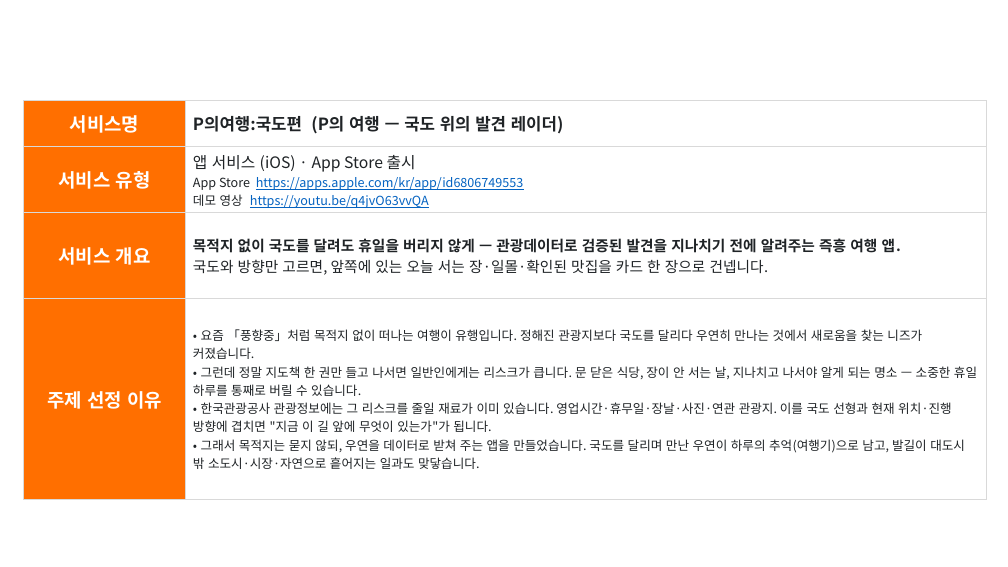
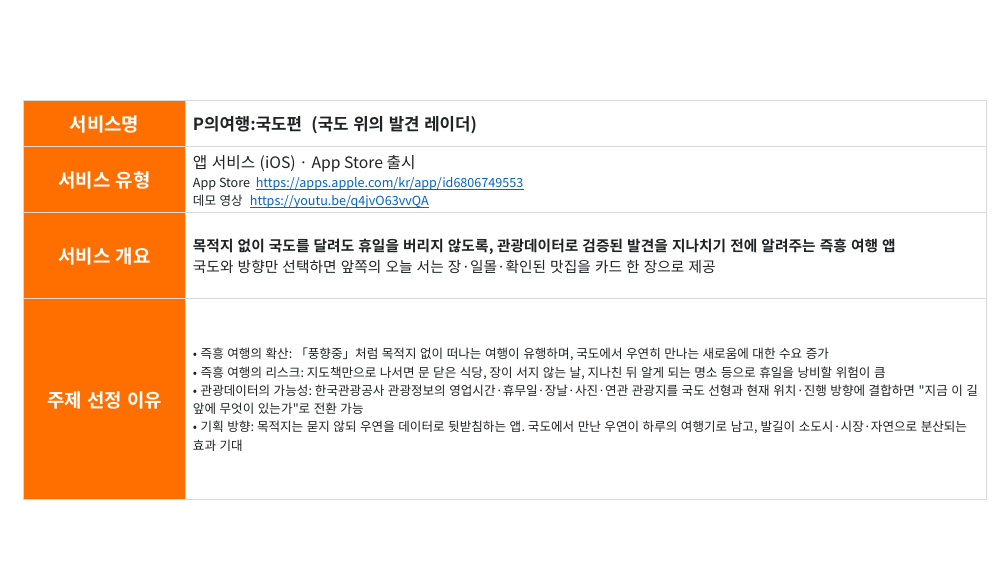
Before and after one commit to Hyee0ne/p-trip, a slide deck: slide 2 of docs/기능설명서_P의여행.pptx. Drawn at 1008x567 pixels with LibreOffice and Linux fonts; fonts in the diff are those of the drawing; background and template pictures are left out. Boxes give left, top, right and bottom in pixels: in the first picture for what was removed or moved away, otherwise in the second. Text is boxed around its words. In the diff, an @@ line names an element or a change of style, - is before the commit and + after.

```diff
--- a/docs/기능설명서_P의여행.pptx
+++ b/docs/기능설명서_P의여행.pptx
@@ table at [23,101,987,493] @@
-row 1, column 2: P의여행:국도편 (P의 여행 — 국도 위의 발견 레이더)
+row 1, column 2: P의여행:국도편 (국도 위의 발견 레이더)
-row 3, column 2: 목적지 없이 국도를 달려도 휴일을 버리지 않게 — 관광데이터로 검증된 발견을 지나치기 전에 알려주는 즉흥 여행 앱. / 국도와 방향만 고르면, 앞쪽에 있는 오늘 서는 장·일몰·확인된 맛집을 카드 한 장으로 건넵니다.
+row 3, column 2: 목적지 없이 국도를 달려도 휴일을 버리지 않도록, 관광데이터로 검증된 발견을 지나치기 전에 알려주는 즉흥 여행 앱 / 국도와 방향만 선택하면 앞쪽의 오늘 서는 장·일몰·확인된 맛집을 카드 한 장으로 제공
@@ row 4, column 2: "• 요즘 「풍향중」처럼 목적지 없이 떠나는 여행이 유행입니다. 정해진 관광지보다 국도를 달리다 우연히 만나는 것에서 새로움을 찾는 니즈가 커졌습니다. / • 그런데 정말 지도책 한 권만 들고 나서면 일반인에게는 리스크가 큽니다. 문 닫은 식당, 장이 안 서는 날, 지나치고 나서야 알게 되는 명소 — 소중한 휴일 하루를 통째로 버릴 수 있습니다. / • 한국관광공사 관광정보에는 그 리스크를 줄일 재료가 이미 있습니다. 영업시간·휴무일·장날·사진·연관 관광지. 이를 국도 선형과 현재 위치·진행 방향에 겹치면 "지금 이 길 앞에 무엇이 있는가"가 됩니다. / • 그래서 목적지는 묻지 않되, 우연을 데이터로 받쳐 주는 앱을 만들었습니다. 국도를 달리며 만난 우연이 하루의 추억(여행기)으로 남고, 발길이 대도시 밖 소도시·시장·자연으로 흩어지는 일과도 맞닿습니다." to "• 즉흥 여행의 확산: 「풍향중」처럼 목적지 없이 떠나는 여행이 유행하며, 국도에서 우연히 만나는 새로움에 대한 수요 증가 / • 즉흥 여행의 리스크: 지도책만으로 나서면 문 닫은 식당, 장이 서지 않는 날, 지나친 뒤 알게 되는 명소 등으로 휴일을 낭비할 위험이 큼 / • 관광데이터의 가능성: 한국관광공사 관광정보의 영업시간·휴무일·장날·사진·연관 관광지를 국도 선형과 현재 위치·진행 방향에 결합하면 "지금 이 길 앞에 무엇이 있는가"로 전환 가능 / • 기획 방향: 목적지는 묻지 않되 우연을 데이터로 뒷받침하는 앱. 국도에서 만난 우연이 하루의 여행기로 남고, 발길이 소도시·시장·자연으로 분산되는 효과 기대" @@
```
Also in this commit, not shown: 9 other slides changed, 2 other files.
